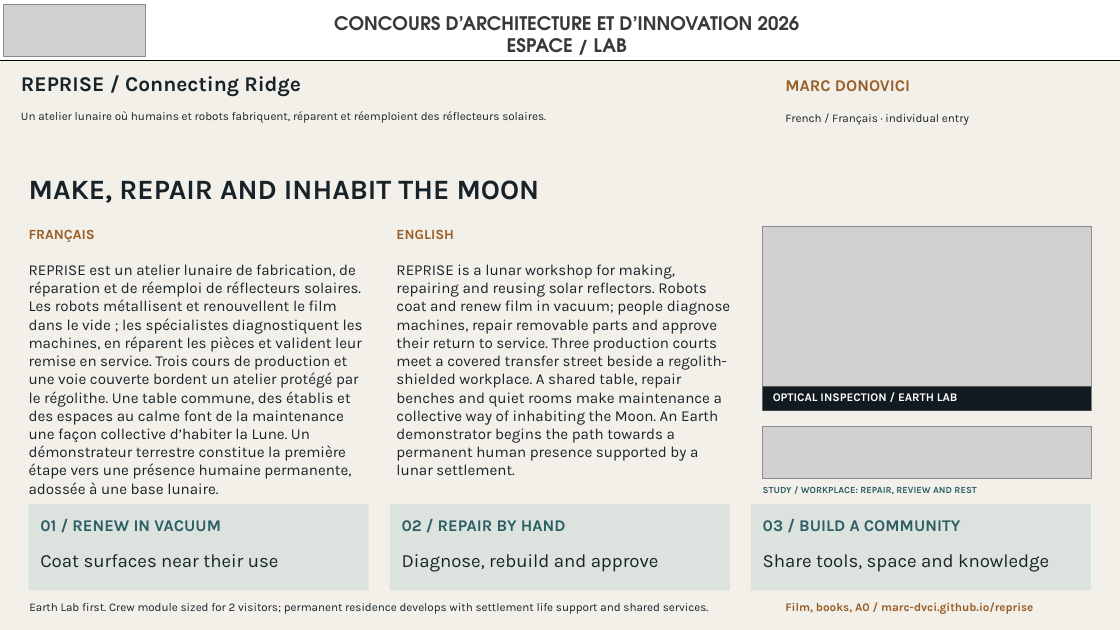
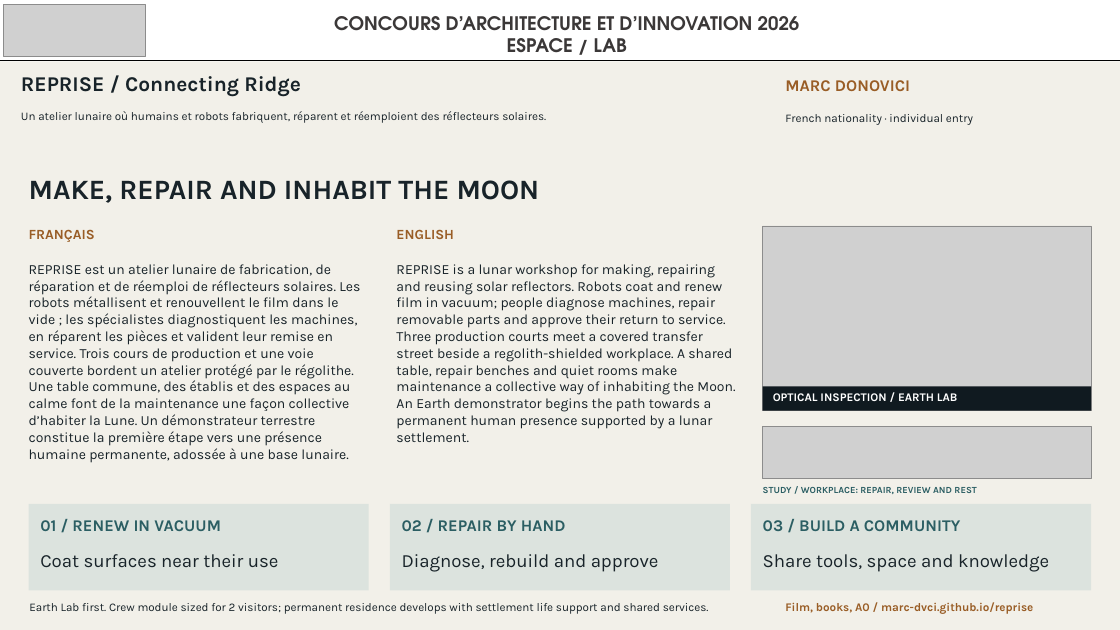
Before and after one commit to Marc-Dvci/reprise, a slide deck: slide 2 of projet.pptx. Drawn at 1120x630 pixels with LibreOffice and Linux fonts; fonts in the diff are those of the drawing; grey boxes stand for pictures. Boxes give left, top, right and bottom in pixels: in the first picture for what was removed or moved away, otherwise in the second. Text is boxed around its words. In the diff, an @@ line names an element or a change of style, - is before the commit and + after.

Commit message:
Reprise: refreshed book, film and boards

```diff
--- a/projet.pptx
+++ b/projet.pptx
@@ text at [785,114,973,125]: text changed @@
-French / Français · individual entry
+French nationality · individual entry
@@ text "REPRISE est un atelier lunaire ..." at [29,264,360,463]: size 13 to 12 pt @@
@@ text "REPRISE is a lunar workshop ..." at [396,264,735,442]: size 13 to 12 pt @@
```
Also in this commit, not shown: 1 other slide changed, 6 other files.
